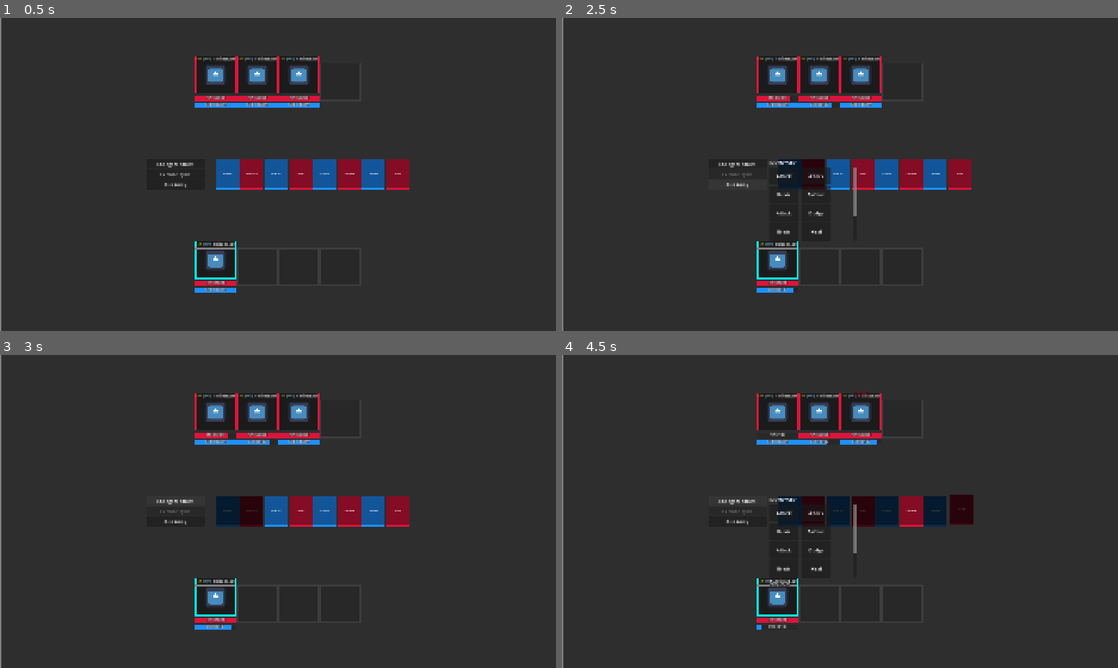
Above: before the commit, frames 1-4 (two rows, left to right).
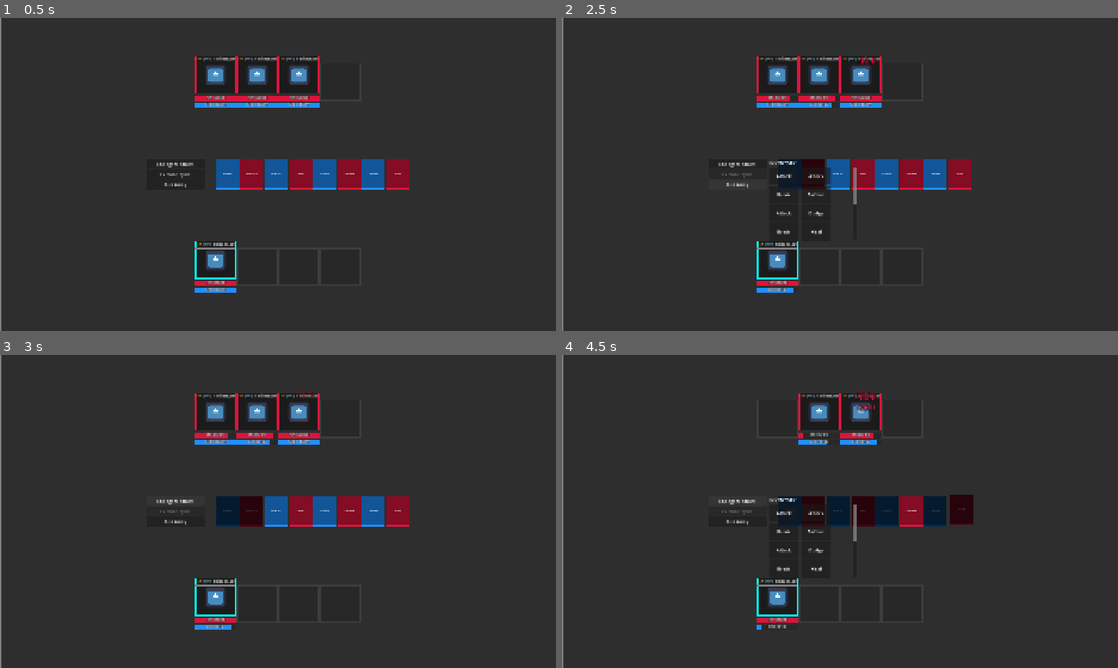
Above: after the commit, the same moments.

Repository: GYU-GAZE/NULL-NETWORK
Game: Godot game, scene res://apps/combat/app_combat.tscn
Two runs of this game, one before a commit and one after it. Both use one fixed random seed, a clock stepped at 60 frames per second and the inputs below. This scene is started directly instead of the project's main scene. The engine's default icon, where the game draws it, is replaced by a stand-in: a white triangle on a blue panel in a dark square.
Inputs:
- Up to frame 1 (0.5 s): no input
- Up to frame 2 (2.5 s): click "Change Modules" at 0.5 s; click "Execute Cycle" at 1.25 s; click "Run Away" at 2 s
- Up to frame 3 (3 s): click "Change Modules" at 2.75 s
- Up to frame 4 (4.5 s): click "Run Away" at 3.5 s; click "Change Modules" at 4.25 s

Frame 1 is identical in both runs. In frame 2, 0.1% of the frame differs, in the area x 44-57%, y 12-64%; in frame 3, less than 0.1%; in frame 4, 0.8%, in the area x 35-58%, y 11-74%.

Commit message:
Metade da modularização de módulos - combat_effects e dummies

Diff:
--- a/apps/combat/character_slot_ui.gd
+++ b/apps/combat/character_slot_ui.gd
@@ -224,19 +224,40 @@
 # FEEDBACK PREDITIVO DA TIMELINE
 # ==========================================
 func preview_timeline_action(action: Dictionary) -> void:
-	if is_queued_for_deletion() or current_actor == null: return
+	if is_queued_for_deletion() or current_actor == null:
+		return
 
 	if typeof(action.target) == TYPE_DICTIONARY and action.target.get("uid") == current_actor.get("uid"):
-		if preview_tween: preview_tween.kill()
+		if preview_tween:
+			preview_tween.kill()
+
 		preview_tween = create_tween().set_loops()
 		preview_tween.tween_property(icon_rect, "modulate", Color(2, 2, 2, 1), 0.3)
 		preview_tween.tween_property(icon_rect, "modulate", Color.WHITE, 0.3)
 
 		hp_bar.get_theme_stylebox("fill").bg_color = Color.ORANGE
 
-		if action.module.module_type == "Attack":
-			var atk_stat = action.actor.get(action.module.scaling_stat.to_lower(), 0)
-			var raw_dmg = action.module.power + (atk_stat * action.module.scaling_factor)
+		if action.module.module_type == ModuleData.ModuleType.ATTACK:
+			var atk_stat := 0
+
+			match action.module.scaling_stat:
+				ModuleData.ScalingStat.ATK:
+					atk_stat = action.actor.get("atk", 0)
+
+				ModuleData.ScalingStat.DEF:
+					atk_stat = action.actor.get("def", 0)
+
+				ModuleData.ScalingStat.MAX_HP:
+					atk_stat = action.actor.get("max_hp", 0)
+
+				ModuleData.ScalingStat.NONE:
+					atk_stat = 0
+
+			var raw_dmg = action.module.power
+
+			if action.module.scaling_stat != ModuleData.ScalingStat.NONE:
+				raw_dmg += atk_stat * action.module.scaling_factor
+
 			var def_stat = current_actor.get("def", 0)
 			var final_dmg = max(1, raw_dmg - def_stat)
 
--- a/apps/combat/combat_manager.gd
+++ b/apps/combat/combat_manager.gd
@@ -37,7 +37,12 @@
 		"stability": data.max_stability, "max_stability": data.max_stability,
 		"atk": data.base_atk, "def": data.base_def, "dodge": data.dodge_chance,
 		"modules": data.equipped_modules.duplicate(),
-		"is_ally": is_ally, "is_player": is_player, "active_effects": []
+		"is_ally": is_ally,
+		"is_player": is_player,
+		"combat_behavior": data.combat_behavior,
+		"is_dummy": data.combat_behavior == CharacterLoadout.CombatBehavior.DUMMY,
+		"active_effects": [],
+		"active_combat_effects": []
 	}
 
 func _build_timeline() -> void:
@@ -65,19 +70,85 @@
 	var opposing = enemy_team if actor.is_ally else ally_team
 
 	var my_index = team.find(actor)
-	if my_index == -1: return null # Se não achou no array, ignora
-
-	if mod.target_type == "SingleEnemy":
-		return opposing[my_index] # Ataque Reto: Slot X ataca Slot X (pode ser null se estiver vazio!)
-
-	elif mod.target_type == "Ally":
-		var target_idx = (my_index + 1) % 4 # A Magia Modular: Slot X cura Slot X+1. Se for 3, vira 0!
-		return team[target_idx]
-
-	elif mod.target_type == "Self":
-		return actor
+	if my_index == -1:
+		return null
+
+	match mod.target_type:
+		ModuleData.TargetType.SINGLE_ENEMY:
+			return _get_single_enemy_target(my_index, opposing)
+
+		ModuleData.TargetType.ALL_ENEMIES:
+			return _get_alive_targets(opposing)
+
+		ModuleData.TargetType.ALLY:
+			return _get_ally_target(my_index, team)
+
+		ModuleData.TargetType.ALL_ALLIES:
+			return _get_alive_targets(team)
+
+		ModuleData.TargetType.SELF:
+			return actor
 
 	return null
+
+func _get_single_enemy_target(attacker_index: int, opposing_team: Array):
+	var alive_targets := _get_alive_targets(opposing_team)
+
+	if alive_targets.is_empty():
+		return null
+
+	if alive_targets.size() == 1:
+		return alive_targets[0]
+
+	if alive_targets.size() == 2:
+		if attacker_index <= 1:
+			return alive_targets[0]
+		else:
+			return alive_targets[1]
+
+	if alive_targets.size() == 3:
+		return _get_closest_target_by_slot(attacker_index, opposing_team)
+
+	return opposing_team[attacker_index]
+
+
+func _get_closest_target_by_slot(attacker_index: int, opposing_team: Array):
+	var closest_target = null
+	var closest_distance := 999
+
+	for i in range(opposing_team.size()):
+		var target = opposing_team[i]
+
+		if target == null or target.hp <= 0:
+			continue
+
+		var distance = abs(attacker_index - i)
+
+		if distance < closest_distance:
+			closest_distance = distance
+			closest_target = target
+
+	return closest_target
+
+
+func _get_ally_target(actor_index: int, team: Array):
+	var target_idx = (actor_index + 1) % 4
+	var target = team[target_idx]
+
+	if target != null and target.hp > 0:
+		return target
+
+	return _get_closest_target_by_slot(actor_index, team)
+
+
+func _get_alive_targets(team: Array) -> Array:
+	var alive_targets := []
+
+	for actor in team:
+		if actor != null and actor.hp > 0:
+			alive_targets.append(actor)
+
+	return alive_targets
 
 func execute_cycle() -> void:
 	var base_wait: float = 1.0
@@ -88,34 +159,17 @@
 		var actor = action.actor
 		var mod = action.module
 		var target = action.target
+		target = _get_target(actor, mod)
+		action.target = target
 
 		if actor.hp > 0 and actor.stability >= mod.stability_cost:
 			actor.stability -= mod.stability_cost
 			combat_log_added.emit("[color=cyan]%s[/color] ativou [b]%s[/b]." % [actor.name, mod.module_name])
 
-			# Aplica Buffs/Debuffs (Inclusive o Buff de DEF das habilidades de Suporte/Defesa!)
-			for effect in mod.applied_effects:
-				if effect != null:
-					var new_eff = effect.duplicate()
-					var target_to_apply = actor if new_eff.effect_type == "Buff" else target
-					if target_to_apply != null:
-						target_to_apply.active_effects.append(new_eff)
-
-			if mod.module_type == "Attack":
-				if target != null and target.hp > 0:
-					var dynamic_atk = _get_stat(actor, mod.scaling_stat)
-					var raw_damage = mod.power + ((dynamic_atk * mod.scaling_factor) if mod.scaling_stat != "NONE" else 0)
-
-					# Calcula a DEF dinâmica do alvo (Respeitando os Buffs/Debuffs!)
-					var target_def = _get_stat(target, "def")
-					var final_damage = max(1, raw_damage - target_def)
-
-					target.hp = max(0, target.hp - final_damage)
-					floating_text_requested.emit(target, "-" + str(final_damage), Color.CRIMSON)
-					combat_log_added.emit("> Dano causado: " + str(final_damage))
-				else:
-					combat_log_added.emit("> O ataque de " + actor.name + " acertou o VAZIO!")
-					floating_text_requested.emit(actor, "MISS!", Color.GRAY)
+			if not mod.combat_effects.is_empty():
+				_apply_combat_effects(actor, mod, target)
+			else:
+				_apply_legacy_module_effects(actor, mod, target)
 
 			action_executed.emit(i, action)
 			stats_updated.emit()
@@ -148,13 +202,17 @@
 	var modifier: int = 0
 
 	for effect in actor.active_effects:
-		if effect.target_stat.to_lower() == stat_name.to_lower():
-			if effect.effect_type == "Buff":
-				modifier += effect.flat_value
-			elif effect.effect_type == "Debuff":
-				modifier -= effect.flat_value
-
-	return max(0, base_val + modifier) # Garante que o status não fique negativo
+		var effect_stat := _target_stat_to_string(effect.target_stat)
+
+		if effect_stat == stat_name.to_lower():
+			match effect.effect_type:
+				StatusEffect.EffectType.BUFF:
+					modifier += effect.flat_value
+
+				StatusEffect.EffectType.DEBUFF:
+					modifier -= effect.flat_value
+
+	return max(0, base_val + modifier)
 
 func _check_combat_state() -> void:
 	var all_enemies_dead = true
@@ -204,12 +262,12 @@
 	var main_actor = null
 
 	# 1. Identifica o "Rei" (Quem está no Slot Principal - Índice 1 / Slot 2)
-	if team[1] != null and team[1].hp > 0:
+	if team[1] != null and team[1].hp > 0 and not team[1].is_dummy:
 		main_actor = team[1]
 
 	# 2. Identifica os "Súditos" (Os outros vivos, varrendo da esquerda pra direita)
 	for i in range(4):
-		if team[i] != null and team[i].hp > 0 and team[i] != main_actor:
+		if team[i] != null and team[i].hp > 0 and team[i] != main_actor and not team[i].is_dummy:
 			alive.append(team[i])
 
 	# 3. Proteção: Se o Slot Principal estiver vazio (morto ou sem ninguém),
@@ -239,3 +297,249 @@
 		return [main_actor, alive[0], alive[1], alive[2]]
 
 	return []
+
+func _scaling_stat_to_string(scaling_stat: ModuleData.ScalingStat) -> String:
+	match scaling_stat:
+		ModuleData.ScalingStat.ATK:
+			return "atk"
+
+		ModuleData.ScalingStat.DEF:
+			return "def"
+
+		ModuleData.ScalingStat.MAX_HP:
+			return "max_hp"
+
+		ModuleData.ScalingStat.NONE:
+			return "none"
+
+	return "none"
+
+func _target_stat_to_string(target_stat: StatusEffect.TargetStat) -> String:
+	match target_stat:
+		StatusEffect.TargetStat.ATK:
+			return "atk"
+
+		StatusEffect.TargetStat.DEF:
+			return "def"
+
+		StatusEffect.TargetStat.DODGE:
+			return "dodge"
+
+		StatusEffect.TargetStat.STABILITY:
+			return "stability"
+
+	return ""
+
+func _apply_legacy_module_effects(actor: Dictionary, mod: ModuleData, target) -> void:
+	for effect in mod.applied_effects:
+		if effect != null:
+			var new_eff = effect.duplicate()
+			var target_to_apply = actor if new_eff.effect_type == StatusEffect.EffectType.BUFF else target
+
+			if target_to_apply != null:
+				target_to_apply.active_effects.append(new_eff)
+
+	if mod.module_type == ModuleData.ModuleType.ATTACK:
+		_apply_damage(actor, mod.power, mod.scaling_stat, mod.scaling_factor, target)
+
+
+func _apply_combat_effects(actor: Dictionary, mod: ModuleData, target) -> void:
+	for effect in mod.combat_effects:
+		if effect == null:
+			continue
+
+		match effect.effect_type:
+			CombatEffectData.EffectType.DAMAGE:
+				_apply_damage(
+					actor,
+					effect.power,
+					effect.scaling_stat,
+					effect.scaling_factor,
+					target
+				)
+
+			CombatEffectData.EffectType.APPLY_STATUS:
+				_apply_status_effect(actor, target, effect.status_effect)
+
+			CombatEffectData.EffectType.SPAWN_DUMMY:
+				_spawn_dummy(actor, effect)
+
+			CombatEffectData.EffectType.REDIRECT_NEXT_ATTACK:
+				_apply_redirect_next_attack(actor, target, effect)
+
+
+func _apply_damage(actor: Dictionary, power: int, scaling_stat: ModuleData.ScalingStat, scaling_factor: float, target) -> void:
+	target = _resolve_redirect_target(target)
+
+	if target == null:
+		combat_log_added.emit("> O ataque de " + actor.name + " acertou o VAZIO!")
+		floating_text_requested.emit(actor, "MISS!", Color.GRAY)
+		return
+
+	if target is Array:
+		for single_target in target:
+			_apply_damage(actor, power, scaling_stat, scaling_factor, single_target)
+		return
+
+	if target.hp <= 0:
+		return
+
+	var scaling_stat_name := _scaling_stat_to_string(scaling_stat)
+	var dynamic_atk := _get_stat(actor, scaling_stat_name)
+
+	var raw_damage = power
+
+	if scaling_stat != ModuleData.ScalingStat.NONE:
+		raw_damage += dynamic_atk * scaling_factor
+
+	var target_def = _get_stat(target, "def")
+	var final_damage = max(1, raw_damage - target_def)
+
+	target.hp = max(0, target.hp - final_damage)
+
+	floating_text_requested.emit(target, "-" + str(final_damage), Color.CRIMSON)
+	combat_log_added.emit("> Dano causado: " + str(final_damage))
+
+	if target.hp <= 0:
+		_remove_defeated_actor_from_grid(target)
+
+
+func _apply_status_effect(actor: Dictionary, target, status_effect: StatusEffect) -> void:
+	if status_effect == null:
+		return
+
+	if target == null:
+		return
+
+	if target is Array:
+		for single_target in target:
+			_apply_status_effect(actor, single_target, status_effect)
+		return
+
+	var new_eff := status_effect.duplicate()
+	var target_to_apply = actor if new_eff.effect_type == StatusEffect.EffectType.BUFF else target
+
+	if target_to_apply != null:
+		target_to_apply.active_effects.append(new_eff)
+		combat_log_added.emit("> Status aplicado: " + new_eff.effect_name)
+
+
+func _spawn_dummy(actor: Dictionary, effect: CombatEffectData) -> void:
+	if effect.dummy_loadout == null:
+		_fail_combat_effect(actor, "Dummy inválido: nenhum loadout configurado.")
+		return
+
+	var team = ally_team if actor.is_ally else enemy_team
+	var spawn_index := _find_dummy_spawn_slot(actor, team, effect.spawn_slot_rule)
+
+	if spawn_index == -1:
+		_fail_combat_effect(actor, "Não há slot livre para spawnar dummy.")
+		return
+
+	var dummy := _create_combatant_dict(effect.dummy_loadout, actor.is_ally, false)
+	dummy.is_dummy = true
+
+	team[spawn_index] = dummy
+
+	combat_log_added.emit("> Dummy criado no slot " + str(spawn_index + 1) + ": " + dummy.name)
+	stats_updated.emit()
+
+
+func _find_dummy_spawn_slot(actor: Dictionary, team: Array, rule: CombatEffectData.SpawnSlotRule) -> int:
+	match rule:
+		CombatEffectData.SpawnSlotRule.FIRST_EMPTY:
+			for i in range(team.size()):
+				if team[i] == null:
+					return i
+
+		CombatEffectData.SpawnSlotRule.LEFTMOST_EMPTY:
+			for i in range(team.size()):
+				if team[i] == null:
+					return i
+
+		CombatEffectData.SpawnSlotRule.RIGHTMOST_EMPTY:
+			for i in range(team.size() - 1, -1, -1):
+				if team[i] == null:
+					return i
+
+		CombatEffectData.SpawnSlotRule.SAME_SLOT_AS_USER:
+			var actor_index = team.find(actor)
+
+			if actor_index != -1 and team[actor_index] == null:
+				return actor_index
+
+			for i in range(team.size()):
+				if team[i] == null:
+					return i
+
+	return -1
+
+
+func _apply_redirect_next_attack(actor: Dictionary, target, effect: CombatEffectData) -> void:
+	if target == null:
+		return
+
+	if target is Array:
+		return
+
+	target.active_combat_effects.append({
+		"type": "redirect_next_attack",
+		"redirect_to_uid": actor.uid,
+		"remaining_actions": effect.redirect_duration_actions
+	})
+
+	combat_log_added.emit("> " + target.name + " agora redireciona o próximo ataque para " + actor.name)
+
+
+func _resolve_redirect_target(original_target):
+	if original_target == null:
+		return null
+
+	if original_target is Array:
+		return original_target
+
+	if not original_target.has("active_combat_effects"):
+		return original_target
+
+	for i in range(original_target.active_combat_effects.size() - 1, -1, -1):
+		var effect = original_target.active_combat_effects[i]
+
+		if effect.get("type", "") != "redirect_next_attack":
+			continue
+
+		var redirect_uid = effect.get("redirect_to_uid", -1)
+		var redirect_target = _find_combatant_by_uid(redirect_uid)
+
+		original_target.active_combat_effects.remove_at(i)
+
+		if redirect_target != null and redirect_target.hp > 0:
+			combat_log_added.emit("> Ataque redirecionado para " + redirect_target.name)
+			return redirect_target
+
+	return original_target
+
+
+func _find_combatant_by_uid(uid: int):
+	for team in [ally_team, enemy_team]:
+		for actor in team:
+			if actor != null and actor.uid == uid:
+				return actor
+
+	return null
+
+func _remove_defeated_actor_from_grid(actor: Dictionary) -> void:
+	for i in range(ally_team.size()):
+		if ally_team[i] == actor:
+			ally_team[i] = null
+			stats_updated.emit()
+			return
+
+	for i in range(enemy_team.size()):
+		if enemy_team[i] == actor:
+			enemy_team[i] = null
+			stats_updated.emit()
+			return
+
+func _fail_combat_effect(actor: Dictionary, message: String) -> void:
+	combat_log_added.emit("> FALHA: " + message)
+	floating_text_requested.emit(actor, "FAIL!", Color.GRAY)
--- a/apps/forum/forum_app.gd
+++ b/apps/forum/forum_app.gd
@@ -25,6 +25,9 @@
 
 	threads_btn.pressed.connect(_on_threads_btn_pressed)
 	_generate_thread_list()
+
+	if not GlobalSignals.time_advanced.is_connected(_on_time_advanced):
+		GlobalSignals.time_advanced.connect(_on_time_advanced)
 
 func _generate_thread_list() -> void:
 	for child in thread_list_container.get_children():
--- a/data/content/combat/loadouts/main_character.tres
+++ b/data/content/combat/loadouts/main_character.tres
@@ -9,10 +9,12 @@
 [ext_resource type="Resource" uid="uid://dl8fv6g3sl3u3" path="res://data/content/combat/modules/idle.tres" id="5_08afi"]
 [ext_resource type="Resource" uid="uid://bdb5bnnhx1o76" path="res://data/content/combat/modules/basic_dodge.tres" id="6_nbt0u"]
 [ext_resource type="Resource" uid="uid://dc21a0ovikmof" path="res://data/content/combat/modules/basic_heal.tres" id="7_p7h4i"]
+[ext_resource type="Resource" uid="uid://b5xe5jmx3xf86" path="res://data/content/combat/modules/dummy_turret.tres" id="9_o0o3l"]
+[ext_resource type="Resource" uid="uid://k83w864ymr75" path="res://data/content/combat/modules/new_attack.tres" id="10_tt75o"]
 
 [resource]
 script = ExtResource("2_5vvwj")
 combat_icon = ExtResource("1_l2to7")
 equipped_modules = Array[ExtResource("1_bqh7e")]([ExtResource("2_kvqxh"), ExtResource("4_7emh7"), ExtResource("2_kvqxh"), ExtResource("4_7emh7")])
-module_pool = Array[ExtResource("1_bqh7e")]([ExtResource("2_kvqxh"), ExtResource("3_l2to7"), ExtResource("6_nbt0u"), ExtResource("7_p7h4i"), ExtResource("4_7emh7"), ExtResource("5_08afi")])
+module_pool = Array[ExtResource("1_bqh7e")]([ExtResource("2_kvqxh"), ExtResource("3_l2to7"), ExtResource("6_nbt0u"), ExtResource("7_p7h4i"), ExtResource("4_7emh7"), ExtResource("5_08afi"), ExtResource("9_o0o3l"), ExtResource("10_tt75o")])
 metadata/_custom_type_script = "uid://d1ggms7hchm4m"
--- /dev/null
+++ b/data/content/combat/modules/dummy_turret.tres
@@ -0,0 +1,28 @@
+[gd_resource type="Resource" script_class="ModuleData" format=3 uid="uid://b5xe5jmx3xf86"]
+
+[ext_resource type="Script" uid="uid://0ancnq2edet1" path="res://data/templates/status_effect.gd" id="1_1p2sx"]
+[ext_resource type="Script" uid="uid://c5i2yudu22p4m" path="res://data/templates/module_data.gd" id="1_nslet"]
+[ext_resource type="Script" uid="uid://d1ggms7hchm4m" path="res://data/templates/character_loadout.gd" id="2_1p2sx"]
+[ext_resource type="Script" uid="uid://rnthl5gqx7w1" path="res://data/templates/combat_effect_data.gd" id="2_6s4ll"]
+[ext_resource type="Texture2D" uid="uid://c30ys4pi4314n" path="res://icon.svg" id="3_ok4x7"]
+
+[sub_resource type="Resource" id="Resource_7ifab"]
+script = ExtResource("2_1p2sx")
+char_name = "Torreta"
+combat_icon = ExtResource("3_ok4x7")
+apk_type = "XSELF"
+metadata/_custom_type_script = "uid://d1ggms7hchm4m"
+
+[sub_resource type="Resource" id="Resource_2wyw5"]
+script = ExtResource("2_6s4ll")
+effect_type = 2
+dummy_loadout = SubResource("Resource_7ifab")
+metadata/_custom_type_script = "uid://rnthl5gqx7w1"
+
+[resource]
+script = ExtResource("1_nslet")
+module_name = "Dummy Turret"
+module_type = 1
+target_type = 0
+combat_effects = Array[ExtResource("2_6s4ll")]([SubResource("Resource_2wyw5")])
+metadata/_custom_type_script = "uid://c5i2yudu22p4m"
--- /dev/null
+++ b/data/content/combat/modules/dummy_turret_char.tres
@@ -0,0 +1,9 @@
+[gd_resource type="Resource" script_class="CharacterLoadout" format=3 uid="uid://b5l8vlkoe3kqk"]
+
+[ext_resource type="Script" uid="uid://c5i2yudu22p4m" path="res://data/templates/module_data.gd" id="1_p5xom"]
+[ext_resource type="Script" uid="uid://d1ggms7hchm4m" path="res://data/templates/character_loadout.gd" id="2_41bs0"]
+
+[resource]
+script = ExtResource("2_41bs0")
+combat_behavior = 1
+metadata/_custom_type_script = "uid://d1ggms7hchm4m"
--- /dev/null
+++ b/data/content/combat/modules/new_attack.tres
@@ -0,0 +1,18 @@
+[gd_resource type="Resource" script_class="ModuleData" format=3 uid="uid://k83w864ymr75"]
+
+[ext_resource type="Script" uid="uid://0ancnq2edet1" path="res://data/templates/status_effect.gd" id="1_k46nx"]
+[ext_resource type="Script" uid="uid://rnthl5gqx7w1" path="res://data/templates/combat_effect_data.gd" id="2_pf7m4"]
+[ext_resource type="Script" uid="uid://c5i2yudu22p4m" path="res://data/templates/module_data.gd" id="3_t6lqj"]
+
+[sub_resource type="Resource" id="Resource_k46nx"]
+script = ExtResource("2_pf7m4")
+power = 20
+metadata/_custom_type_script = "uid://rnthl5gqx7w1"
+
+[resource]
+script = ExtResource("3_t6lqj")
+module_name = "Ataque Diferente"
+power = 5
+stability_cost = 5
+combat_effects = Array[ExtResource("2_pf7m4")]([SubResource("Resource_k46nx")])
+metadata/_custom_type_script = "uid://c5i2yudu22p4m"
--- a/data/templates/character_loadout.gd
+++ b/data/templates/character_loadout.gd
@@ -1,10 +1,20 @@
 extends Resource
 class_name CharacterLoadout
 
+enum CombatBehavior {
+	NORMAL,
+	DUMMY
+}
+
 @export var char_name: String = "Entidade"
-@export var combat_icon: Texture2D # A NOVA IMAGEM!
+@export var combat_icon: Texture2D
 @export var level: int = 1
 @export_enum("INIT", "VALOUR", "LOGIC", "SYNC", "SELF", "BALANCED", "null", "XVALOUR", "XLOGIC", "XSYNC", "XSELF") var apk_type: String = "INIT"
+
+@export_category("Combat Behavior")
+@export var combat_behavior: CombatBehavior = CombatBehavior.NORMAL
+
+@export_category("Stats")
 @export var max_hp: int = 100
 @export var max_stability: int = 100
 
--- /dev/null
+++ b/data/templates/combat_effect_data.gd
@@ -0,0 +1,33 @@
+extends Resource
+class_name CombatEffectData
+
+enum EffectType {
+	DAMAGE,
+	APPLY_STATUS,
+	SPAWN_DUMMY,
+	REDIRECT_NEXT_ATTACK
+}
+
+enum SpawnSlotRule {
+	FIRST_EMPTY,
+	LEFTMOST_EMPTY,
+	RIGHTMOST_EMPTY,
+	SAME_SLOT_AS_USER
+}
+
+@export var effect_type: EffectType = EffectType.DAMAGE
+
+@export_category("Damage")
+@export var power: int = 10
+@export var scaling_stat: ModuleData.ScalingStat = ModuleData.ScalingStat.ATK
+@export var scaling_factor: float = 1.0
+
+@export_category("Status")
+@export var status_effect: StatusEffect
+
+@export_category("Dummy")
+@export var dummy_loadout: CharacterLoadout
+@export var spawn_slot_rule: SpawnSlotRule = SpawnSlotRule.FIRST_EMPTY
+
+@export_category("Redirect")
+@export var redirect_duration_actions: int = 1
--- a/data/templates/module_data.gd
+++ b/data/templates/module_data.gd
@@ -1,15 +1,41 @@
 extends Resource
 class_name ModuleData
+
+enum ModuleType {
+	ATTACK,
+	SUPPORT,
+	DEFEND
+}
+
+enum TargetType {
+	SELF,
+	SINGLE_ENEMY,
+	ALL_ENEMIES,
+	ALLY,
+	ALL_ALLIES
+}
+
+enum ScalingStat {
+	ATK,
+	DEF,
+	MAX_HP,
+	NONE
+}
 
 @export var module_name: String = "Novo Módulo"
 @export var module_icon: Texture2D
 @export_multiline var description: String = "Descrição do módulo aqui."
-@export_enum("Attack", "Support", "Defend") var module_type: String = "Attack"
+
+@export_category("Core")
+@export var module_type: ModuleType = ModuleType.ATTACK
 @export var power: int = 10
 @export var stability_cost: int = 10
-@export_enum("Self", "SingleEnemy", "AllEnemies", "Ally", "AllAllies") var target_type: String = "SingleEnemy"
+@export var target_type: TargetType = TargetType.SINGLE_ENEMY
 
 @export_category("Scaling & Effects")
-@export_enum("ATK", "DEF", "MAX_HP", "NONE") var scaling_stat: String = "ATK"
+@export var scaling_stat: ScalingStat = ScalingStat.ATK
 @export var scaling_factor: float = 1.0
 @export var applied_effects: Array[StatusEffect] = []
+
+@export_category("Combat Effects")
+@export var combat_effects: Array[CombatEffectData] = []
--- a/data/templates/status_effect.gd
+++ b/data/templates/status_effect.gd
@@ -1,8 +1,24 @@
 extends Resource
 class_name StatusEffect
 
+enum EffectType {
+	BUFF,
+	DEBUFF
+}
+
+enum TargetStat {
+	ATK,
+	DEF,
+	DODGE,
+	STABILITY
+}
+
 @export var effect_name: String = "Buff"
-@export_enum("Buff", "Debuff") var effect_type: String = "Buff"
-@export_enum("ATK", "DEF", "DODGE", "STABILITY") var target_stat: String = "ATK"
+
+@export_category("Effect")
+@export var effect_type: EffectType = EffectType.BUFF
+@export var target_stat: TargetStat = TargetStat.ATK
+
+@export_category("Values")
 @export var flat_value: int = 5
 @export var duration_cycles: int = 1
Not shown, added: data/templates/combat_effect_data.gd.uid
